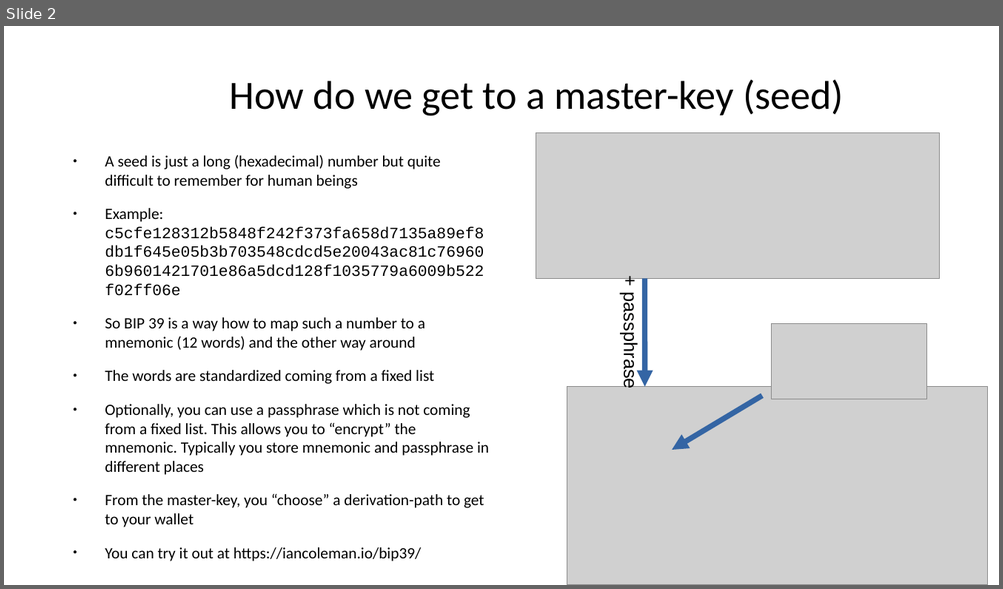
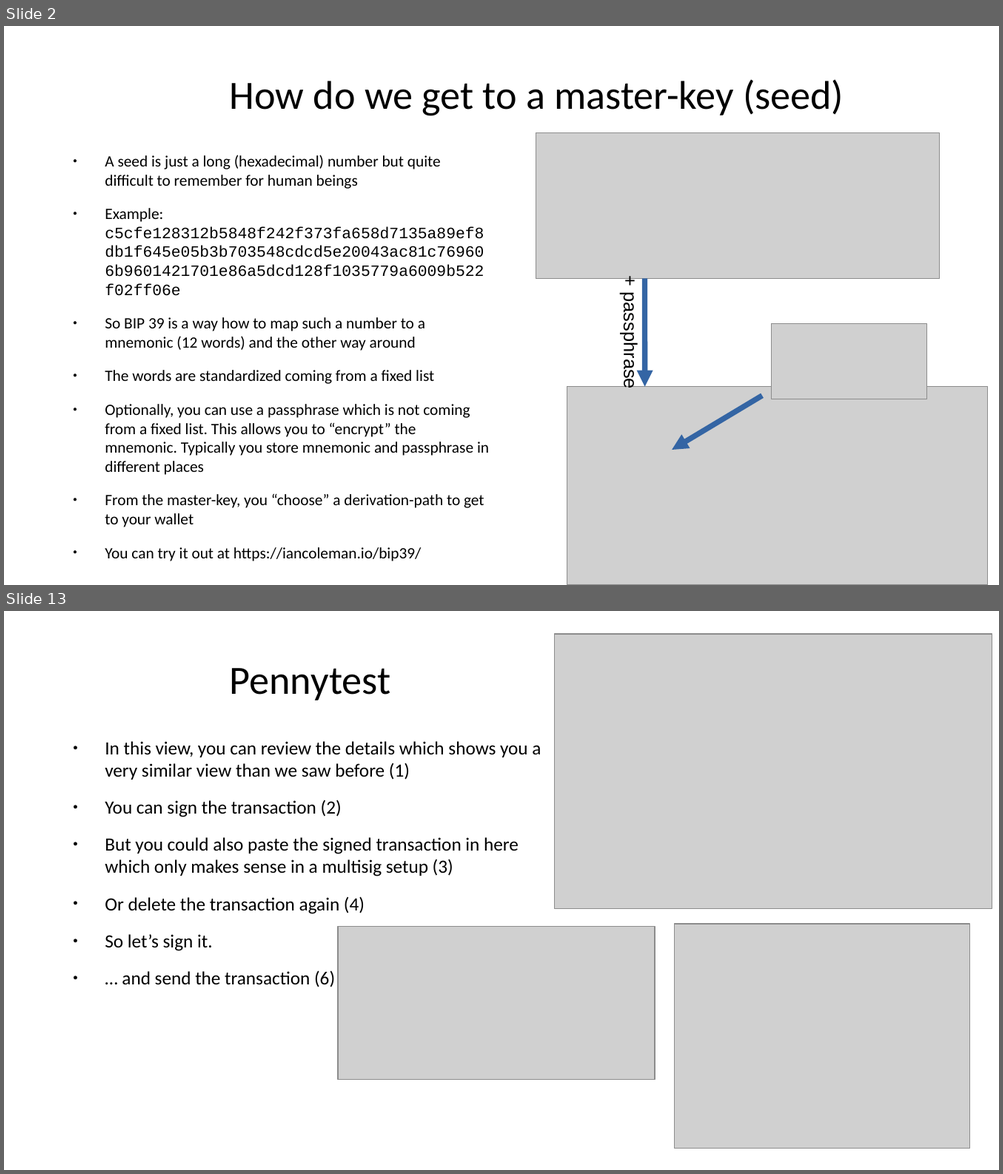
Before and after one commit to cryptoadvance/specter-education, a slide deck: content/bitcoin201/02_Seeds-and-HD-wallets.odp. Shown one above the other, each under a label of ours: slide 2 before the commit, slides 2 and 13 after it; the slides between them are not shown. The pictures are 1003x589 and 1003x1174 pixels, drawn with LibreOffice and Linux fonts; fonts in the diff are those of the drawing; grey boxes stand for pictures. Boxes give left, top, right and bottom in pixels: in the first picture for what was removed or moved away, otherwise in the second. Text is boxed around its words. In the diff, an @@ line names an element or a change of style, - is before the commit and + after.

Commit message:
updated pennytest

```diff
--- a/content/bitcoin201/02_Seeds-and-HD-wallets.odp
+++ b/content/bitcoin201/02_Seeds-and-HD-wallets.odp
@@ slide 13 added at (4, 611, 999, 1170), background #FFFFFF @@
@@ picture added at (555, 633, 992, 908) @@
@@ title added at (230, 668, 391, 701), 32 pt, text #000000 @@
+Pennytest
@@ text added at (105, 741, 540, 988), 14.9 pt, text #000000 @@
+● In this view, you can review the details which shows you a very similar view than we saw before (1)
+● You can sign the transaction (2)
+● But you could also paste the signed transaction in here which only makes sense in a multisig setup (3)
+● Or delete the transaction again (4)
+● So let’s sign it.
+● … and send the transaction (6)
@@ picture added at (338, 927, 654, 1080) @@
@@ picture added at (674, 924, 970, 1149) @@
```
Also in this commit, not shown: 3 slides changed, 8 other slides added, 2 other files.
